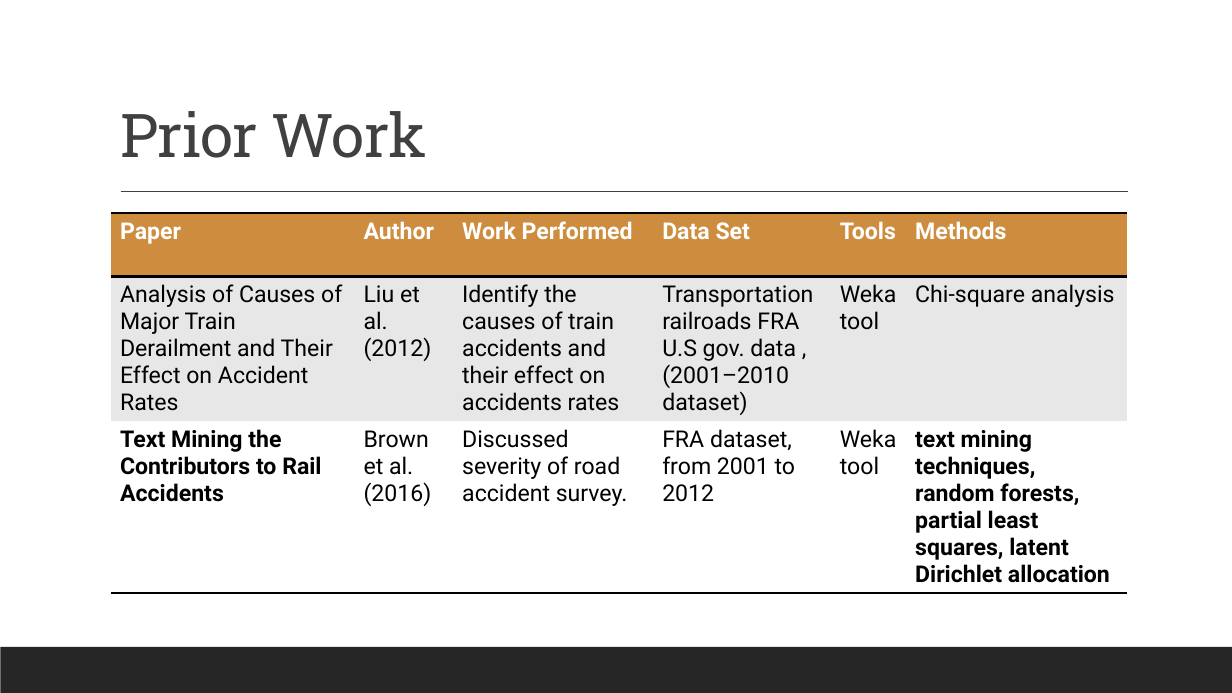
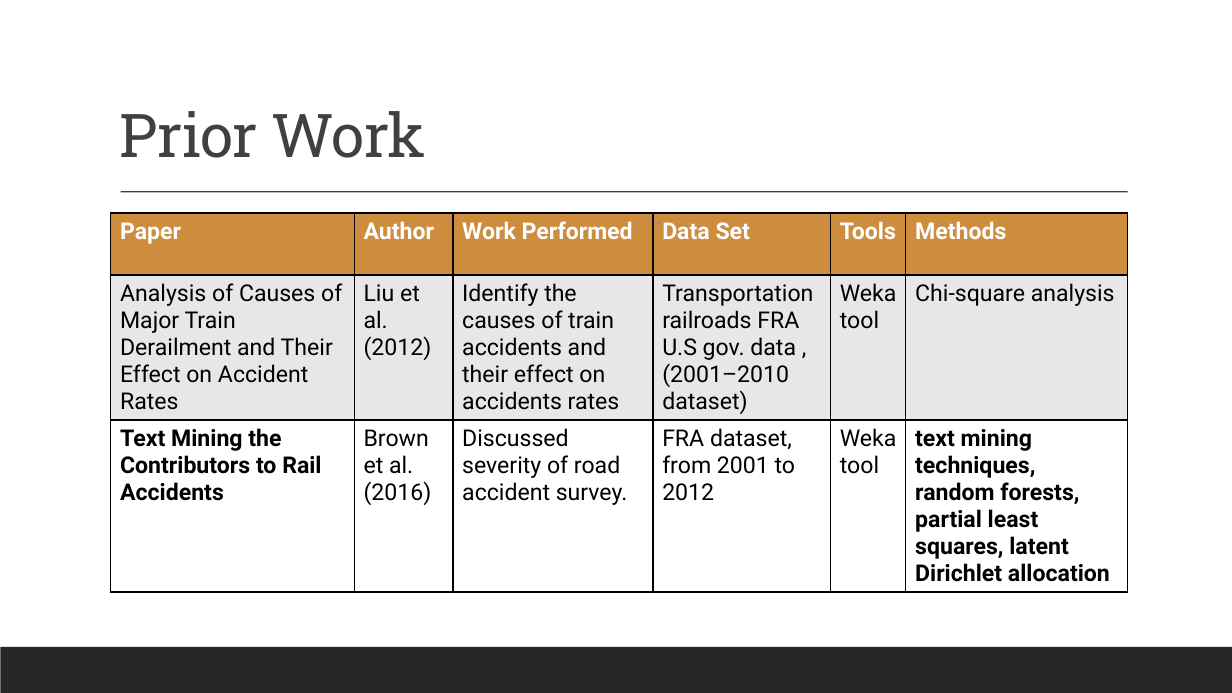
Before and after one commit to siegfrkn/csci5502-datamining-summer2022-group17, a slide deck: slide 3 of Group 17 - Part 1 Presentation - CSCI 5502.pptx. Drawn at 1232x693 pixels with LibreOffice and Linux fonts; fonts in the diff are those of the drawing. Boxes give left, top, right and bottom in pixels: in the first picture for what was removed or moved away, otherwise in the second. Text is boxed around its words. In the diff, an @@ line names an element or a change of style, - is before the commit and + after.

```diff
--- a/Group 17 - Part 1 Presentation - CSCI 5502.pptx
+++ b/Group 17 - Part 1 Presentation - CSCI 5502.pptx
@@ table at [111,213,1128,664] @@
@@ bold on in "Text Mining the Contributors to Rail", "Accidents", "text mining techniques, random forests, partial least ..." @@
@@ borders changed @@
```
Also in this commit, not shown: 7 other slides changed, 1 slide added, 1 slide removed.
